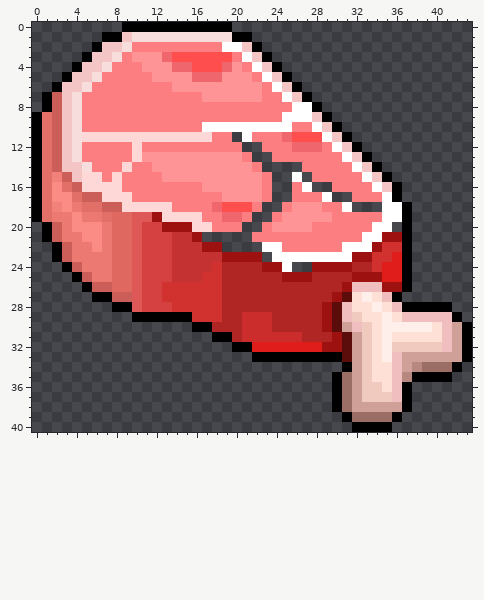
One commit to this pixel-art sprite: UI/완성ui이미지/금.엽전.지식.식량/식량.png. Above, as it was before the edit.
The file is 440x410 pixels, drawn in blocks of 10x10; one block is one cell here. Pixels under 10% opacity are left out. Colours within 5 levels of each other are drawn and written as one.
And afterwards:
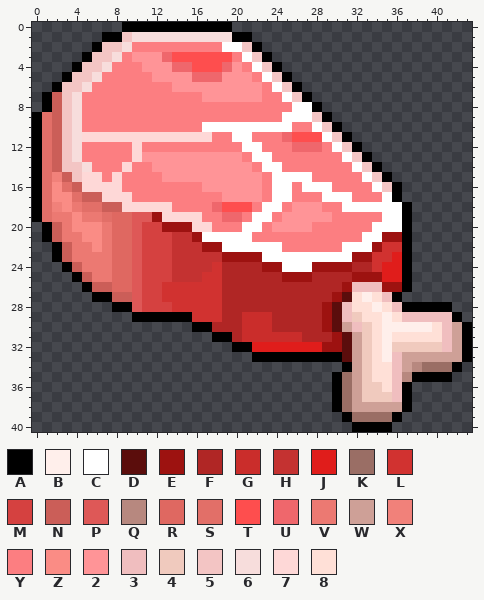
Palette (. is transparent): A #000000  B #ffefeb  C #ffffff  D #5b0d0c  E #9d1210  F #b02625  G #ca2d2b  H #c43231  J #e01d1b  K #9a6e65  L #d13230  M #d54140  N #cb5e58  P #de5857  Q #b7887f  R #df6861  S #e26f68  T #fe4e4e  U #ef676c  V #ec7972  W #cea097  X #f1817a  Y #fc7e81  Z #fa8c85  2 #ff9497  3 #f0bebf  4 #f0cabe  5 #f3c5c4  6 #f7dddc  7 #fed8d7  8 #ffe0d7
The exact change:
Changed rows in their new state; - is an unchanged pixel.
first column x 17:
11 ---C----------------
12 ----CC--------------
13 -----CC-------------
14 ------CCYY----------
15 -------CC-C---------
16 -------CC--CC-------
17 -------CC----CC-----
18 ------CC-------CCC--
19 -----CC-------------
20 ----CC-------------C
21 CCCCC---------------
22 --CCCC--------------
23 ------C-------------
24 ---------CC---------
Changed places in both pictures, as pixel boxes (x1, y1, x2, y2):
added: (202, 132, 402, 272)
